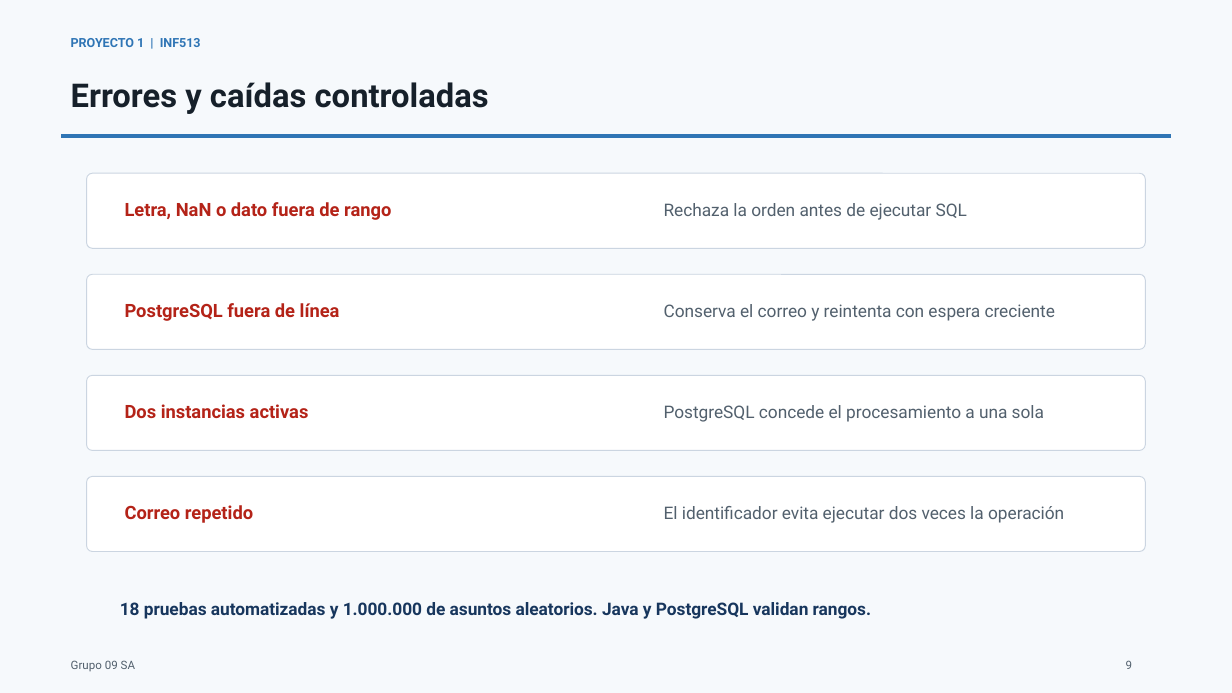
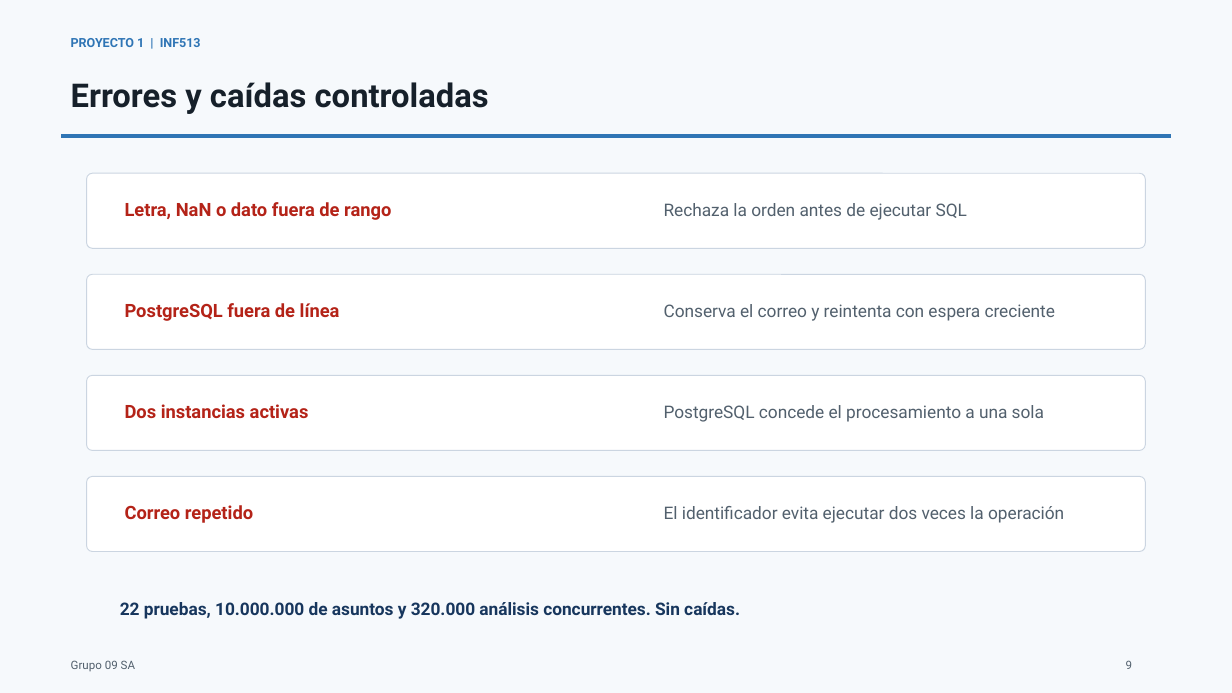
Before and after one commit to BrayanJoelRamosVargas1/inf513-proyecto1, a slide deck: slide 9 of entrega/Presentacion_INF513_P1_Grupo09SA.pptx. Drawn at 1232x693 pixels with LibreOffice and Linux fonts; fonts in the diff are those of the drawing. Boxes give left, top, right and bottom in pixels: in the first picture for what was removed or moved away, otherwise in the second. Text is boxed around its words. In the diff, an @@ line names an element or a change of style, - is before the commit and + after.

Commit message:
Acotar recursos y ampliar pruebas de estrés

```diff
--- a/entrega/Presentacion_INF513_P1_Grupo09SA.pptx
+++ b/entrega/Presentacion_INF513_P1_Grupo09SA.pptx
@@ text at [120,602,740,619]: text changed @@
-18 pruebas automatizadas y 1.000.000 de asuntos aleatorios. Java y PostgreSQL validan rangos.
+22 pruebas, 10.000.000 de asuntos y 320.000 análisis concurrentes. Sin caídas.
```
Also in this commit, not shown: 9 other files.
